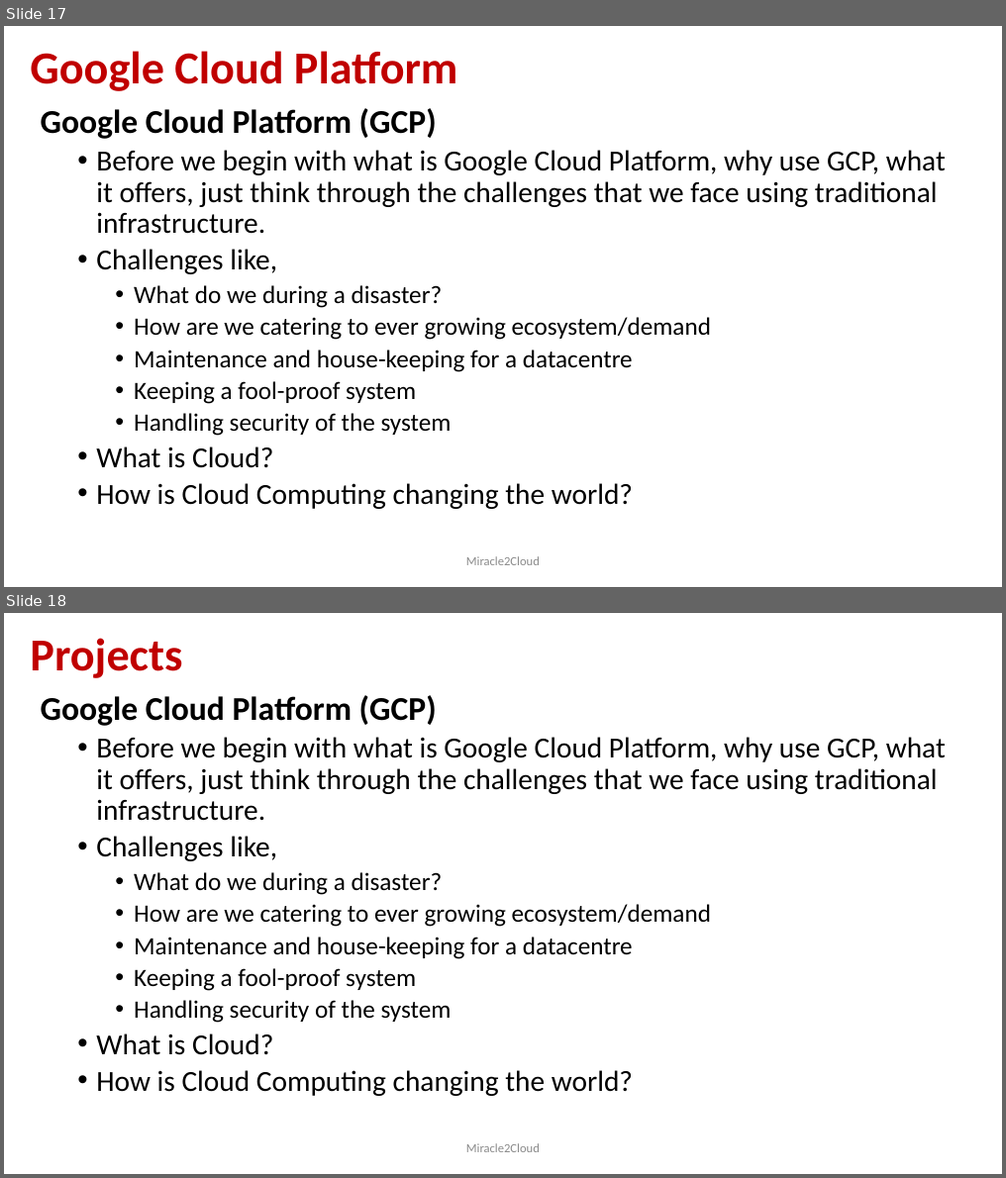
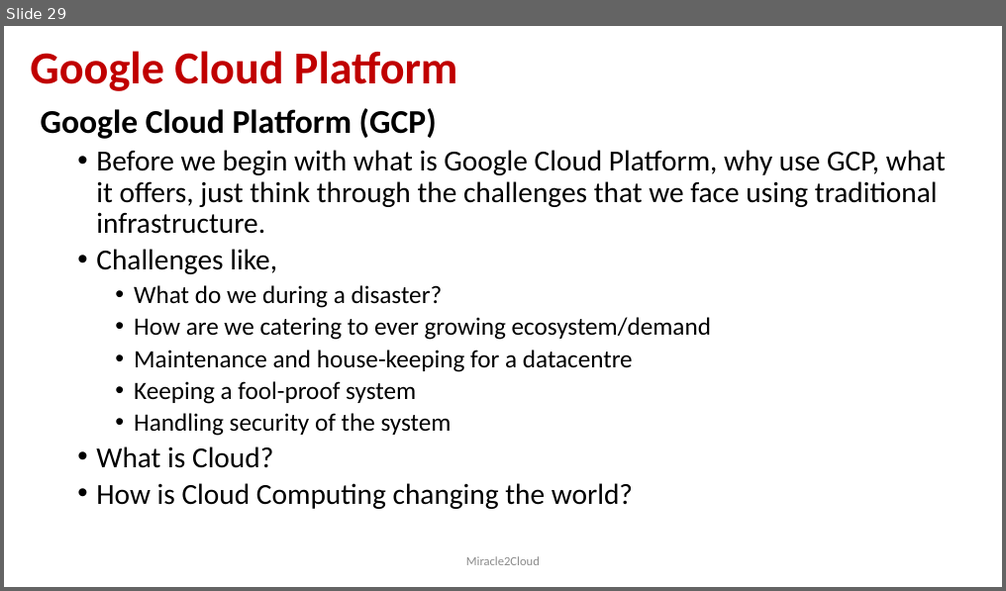
Before and after one commit to miracle2cloud/gcp, a slide deck: Google Cloud Platform.pptx. Shown one above the other, each under a label of ours: slides 17 and 18 before the commit, slide 29 after it. The pictures are 1006x1178 and 1006x591 pixels, drawn with LibreOffice and Linux fonts; fonts in the diff are those of the drawing. Boxes give left, top, right and bottom in pixels: in the first picture for what was removed or moved away, otherwise in the second. Text is boxed around its words. In the diff, an @@ line names an element or a change of style, - is before the commit and + after.

```diff
--- a/Google Cloud Platform.pptx
+++ b/Google Cloud Platform.pptx
@@ slide 18 removed at (4,613,1002,1174), background #FFFFFF @@
@@ title removed at (30,638,182,678) @@
-Projects
@@ text removed at (41,695,945,1096) @@
-Google Cloud Platform (GCP)
-  • Before we begin with what is Google Cloud Platform, why use GCP, what it offers, just think through the challenges that we face using traditional infrastructure.
-  • Challenges like,
-    • What do we during a disaster?
-    • How are we catering to ever growing ecosystem/demand
-    • Maintenance and house-keeping for a datacentre
-    • Keeping a fool-proof system
-    • Handling security of the system
-  • What is Cloud?
-  • How is Cloud Computing changing the world?
@@ text removed at (466,1144,540,1153) @@
-Miracle2Cloud
@@ what was slide 17 is now slide 29 @@
```
Also in this commit, not shown: 1 slide changed, 11 slides added.
